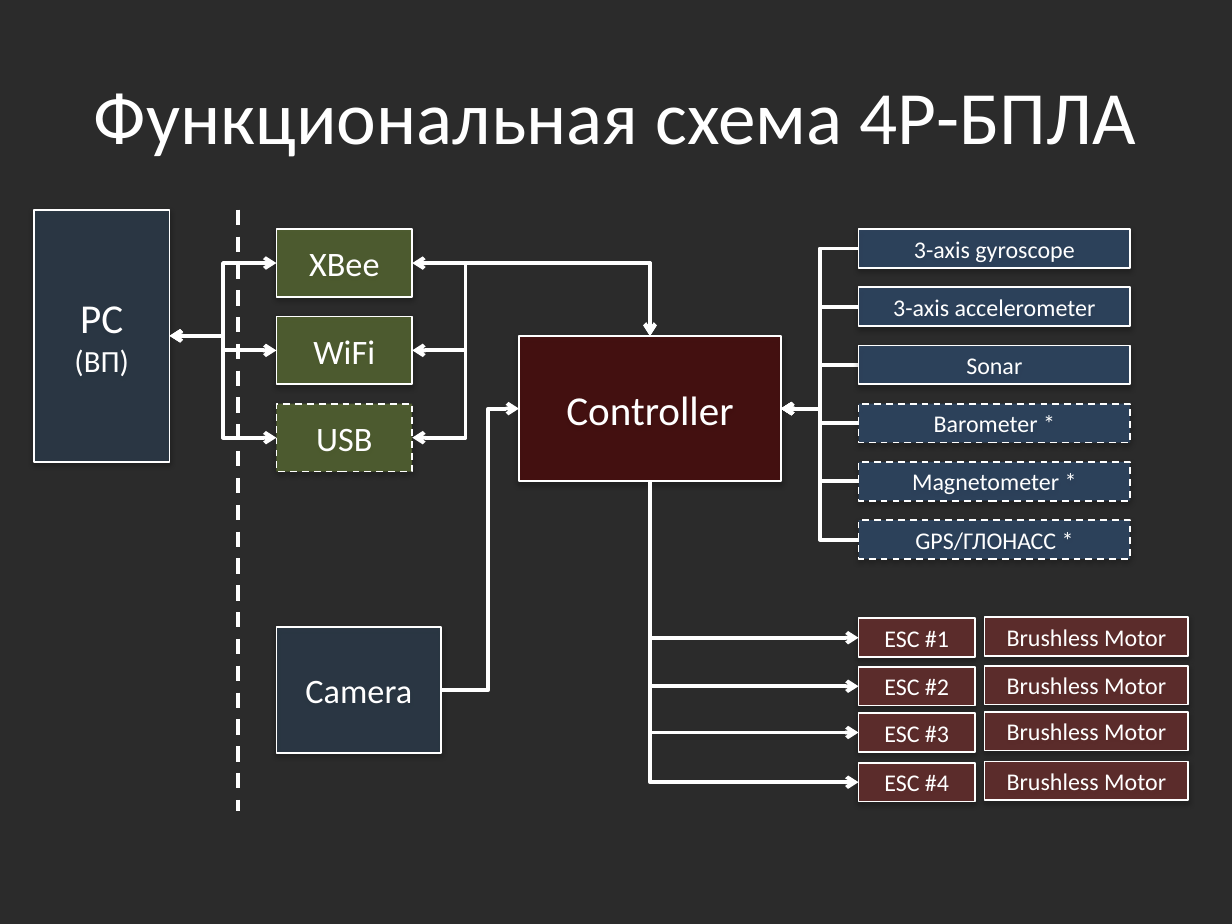
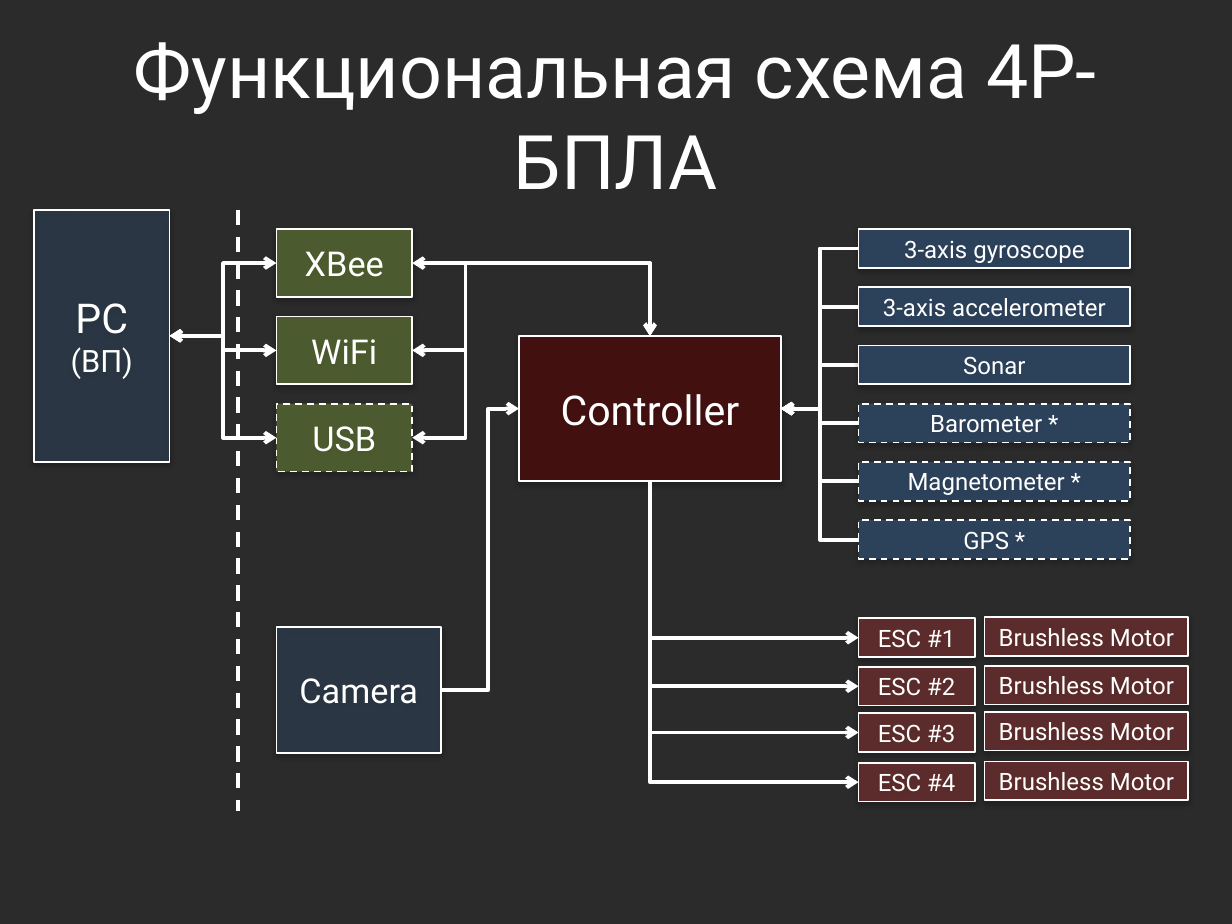
Before and after one commit to Jacobi20/quadro-xds, a slide deck: slide 10 of Docs/Medias2012_dhg.pptx (slide 9 before the commit). Drawn at 1232x924 pixels with LibreOffice and Linux fonts; fonts in the diff are those of the drawing; background and template pictures are left out; a plain dark background stands for a picture behind light text. Boxes give left, top, right and bottom in pixels: in the first picture for what was removed or moved away, otherwise in the second. Text is boxed around its words. In the diff, an @@ line names an element or a change of style, - is before the commit and + after.

```diff
--- a/Docs/Medias2012_dhg.pptx
+++ b/Docs/Medias2012_dhg.pptx
@@ font Calibri to Roboto in 20 elements at (134,42,1097,189), (34,209,170,462), (519,336,781,482), (859,229,1130,267), (859,287,1130,325), (859,404,1130,442), (859,462,1130,500), (276,229,411,297), (859,618,975,657), (984,617,1188,655), (859,667,975,705), (984,665,1188,703), (859,713,975,752), (984,712,1188,750), (859,763,975,801), (984,761,1188,800), (276,627,441,753), (276,317,411,384), (276,404,411,472), (859,346,1130,384) @@
@@ text in rectangle at (963,531,1009,550): text changed; font Calibri to Roboto @@
-GPS/ГЛОНАСС *
+GPS *
```
Also in this commit, not shown: 11 other slides changed, 1 slide added, 6 other files.
